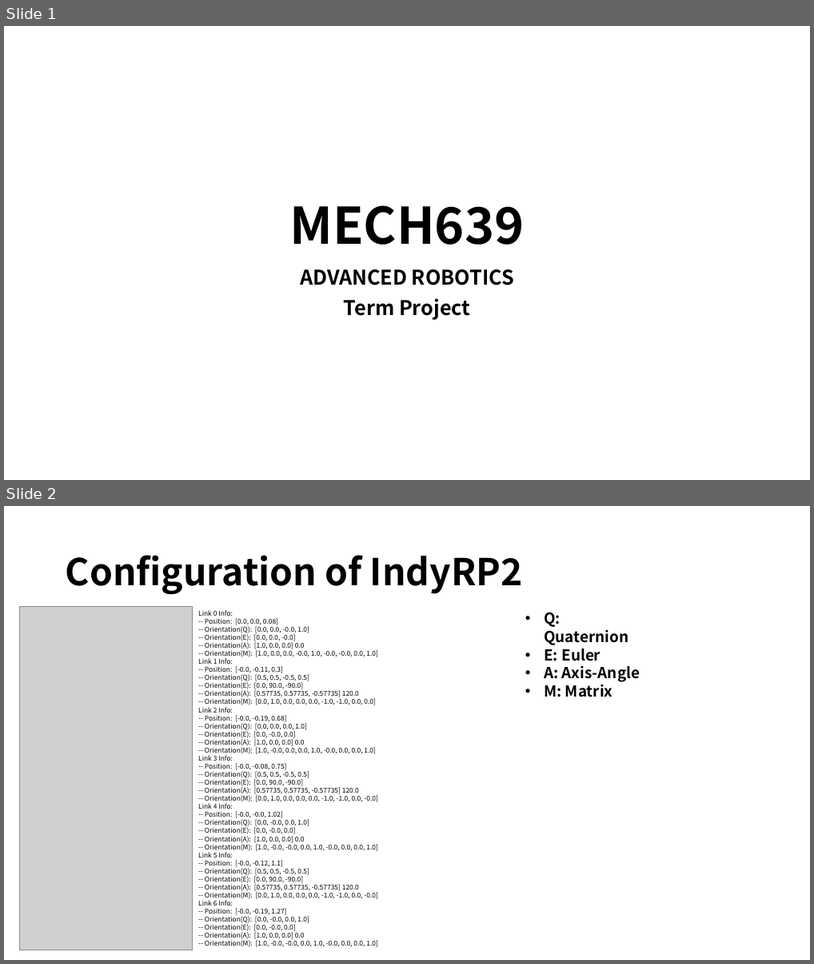
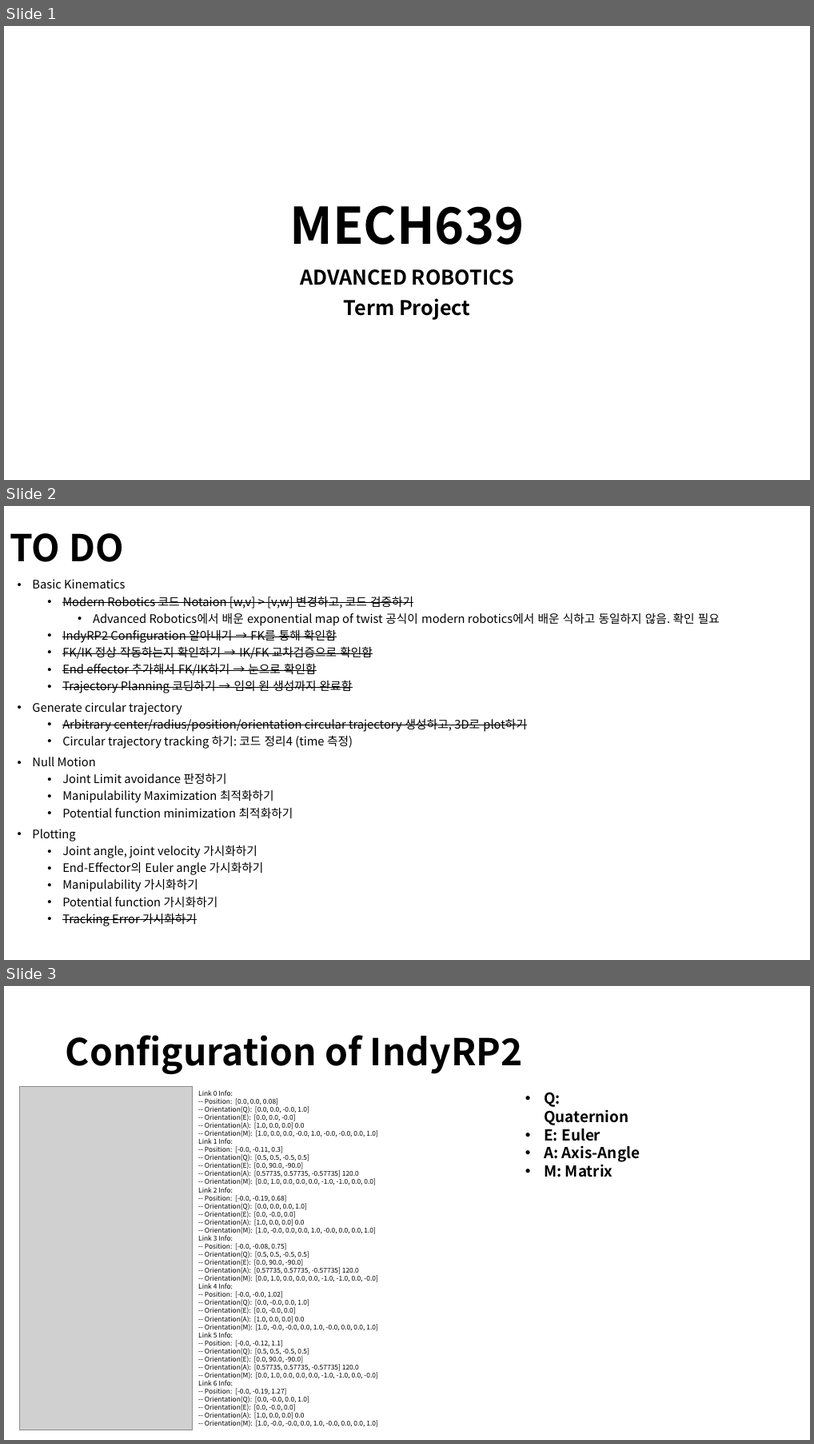
Before and after one commit to juwoan0601/mech639_pybullet, a slide deck: MECH639.pptx. Shown one above the other, each under a label of ours: slides 1 and 2 before the commit, slides 1, 2 and 3 after it. The pictures are 814x964 and 814x1444 pixels, drawn with LibreOffice and Linux fonts; fonts in the diff are those of the drawing; grey boxes stand for pictures. Boxes give left, top, right and bottom in pixels: in the first picture for what was removed or moved away, otherwise in the second. Text is boxed around its words. In the diff, an @@ line names an element or a change of style, - is before the commit and + after.

Commit message:
Generating arbitary circle in 3D space and tracking it

```diff
--- a/MECH639.pptx
+++ b/MECH639.pptx
@@ slide 2 added at <box>4,506,810,960</box>, background #FFFFFF @@
@@ title added at <box>10,533,124,562</box>, 44 pt, text #000000, bold @@
+TO DO
@@ text added at <box>32,579,720,926</box>, 14 pt, text #000000 @@
+• Basic Kinematics
+  • Modern Robotics 코드 Notaion [w,v] > [v,w] 변경하고, 코드 검증하기
+    • Advanced Robotics에서 배운 exponential map of twist 공식이 modern robotics에서 배운 식하고 동일하지 않음. 확인 필요
+  • IndyRP2 Configuration 알아내기 → FK를 통해 확인함
+  • FK/IK 정상 작동하는지 확인하기 → IK/FK 교차검증으로 확인함
+  • End effector 추가해서 FK/IK하기 → 눈으로 확인함
+  • Trajectory Planning 코딩하기 → 임의 원 생성까지 완료함
+• Generate circular trajectory
+  • Arbitrary center/radius/position/orientation circular trajectory 생성하고, 3D로 plot하기
+  • Circular trajectory tracking 하기: 코드 정리4 (time 측정)
+• Null Motion
+  • Joint Limit avoidance 판정하기
+  • Manipulability Maximization 최적화하기
+  • Potential function minimization 최적화하기
+• Plotting
+  • Joint angle, joint velocity 가시화하기
+  • End-Effector의 Euler angle 가시화하기
+  • Manipulability 가시화하기
+  • Potential function 가시화하기
+  • Tracking Error 가시화하기
@@ what was slide 2 is now slide 3 @@
```
Also in this commit, not shown: 1 slide changed, 16 other files.
